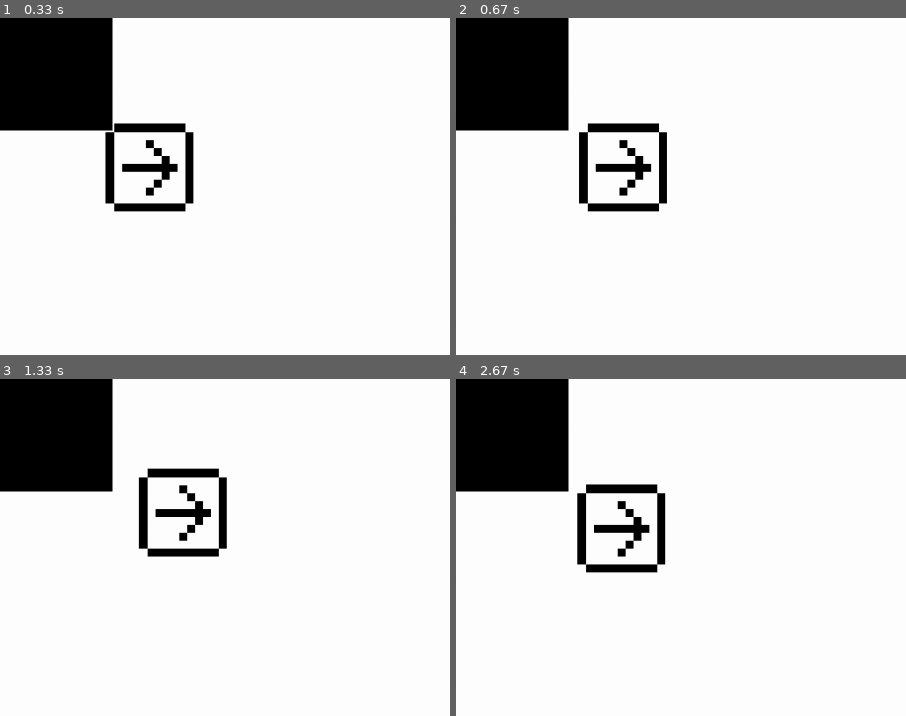
Above: before the commit, frames 1-4 (two rows, left to right).
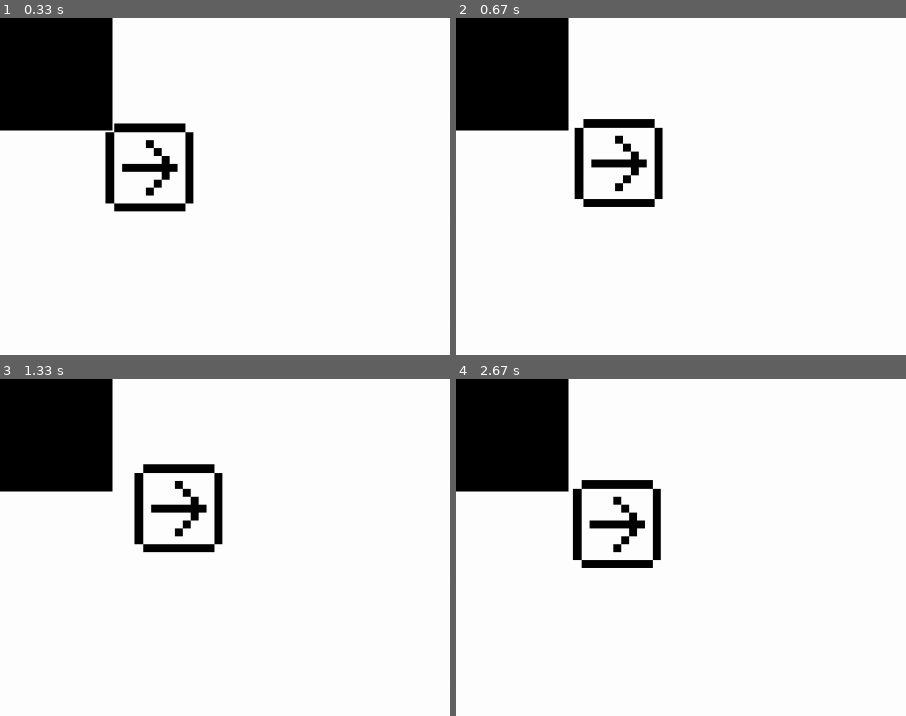
Above: after the commit, the same moments.

Repository: tydaeus/pygame-experimentation
Game: pygame game, started from experimentation.py
Two runs of this game, one before a commit and one after it. Both use one fixed random seed, a clock stepped at 60 frames per second and the inputs below.
Inputs:
- Up to frame 1 (0.33 s): no input
- Up to frame 2 (0.67 s): hold Right from 0.33 s (still down)
- Up to frame 3 (1.33 s): release Right at 0.8 s; hold Up 0.83-1.13 s; hold Right from 1.17 s (still down)
- Up to frame 4 (2.67 s): release Right at 1.63 s; hold Left 1.67-2.2 s; hold Down 2.23-2.53 s; hold Left from 2.57 s (still down)
The pictures show only the part of the screen within x 0-50%, y 0-50%; the shares and areas given below are measured in that part.

Frame 1 is identical in both runs. In frame 2, 2.7% of the frame differs, in the area x 26-47%, y 29-58%; in frame 3, 2.7%; in frame 4, 2.9%, in the area x 25-47%, y 29-58%.

Commit message:
initial separation of scale between view and model

Diff:
--- a/entities.py
+++ b/entities.py
@@ -1,4 +1,4 @@
-import pygame, sprites, input
+import pygame, sprites, input, gameenv, math
 
 class Entity:
     """
@@ -13,8 +13,7 @@
         self.modelsprite = None
 
     def update(self):
-        # FUTURE: add a model position to view position mapping process
-        self.viewsprite.rect = self.modelsprite.rect
+        self.viewsprite.rect.center = round(self.modelsprite.rect.centerx * gameenv.scalingfactor), round(self.modelsprite.rect.centery * gameenv.scalingfactor)
 
 
 
@@ -33,20 +32,20 @@
     playerentity.viewsprite.rect.topleft = 120, 120
 
     playerentity.modelsprite = sprites.TestSprite(entitymodels)
-    playerentity.modelsprite.rect.topleft = 120, 120
+    playerentity.modelsprite.rect.topleft = 1200, 1200
     playerentity.modelsprite.entity = playerentity
 
     def _playerupdate(self):
         vector = [0, 0]
 
         if self._current_message.move_north:
-            vector[1] += -1
+            vector[1] += -10
         if self._current_message.move_east:
-            vector[0] += 1
+            vector[0] += 10
         if self._current_message.move_south:
-            vector[1] += 1
+            vector[1] += 10
         if self._current_message.move_west:
-            vector[0] += -1
+            vector[0] += -10
 
         if vector != [0, 0]:
             self.rect.move_ip(vector[0], vector[1])
--- /dev/null
+++ b/gameenv.py
@@ -0,0 +1,10 @@
+"""
+scalingfactor:
+    Determines the view pixel to model coordinate multiplier, allowing separation between how an entity is modelled and
+    how it is drawn.
+
+    E.g. a scalingfactor of 0.1 indicates that 1 pixel in the view corresponds to 10 units in the model. If the entity
+    moves 20 units as represented in the model, the image will be shifted by 2 pixels.
+"""
+
+scalingfactor = 0.1
